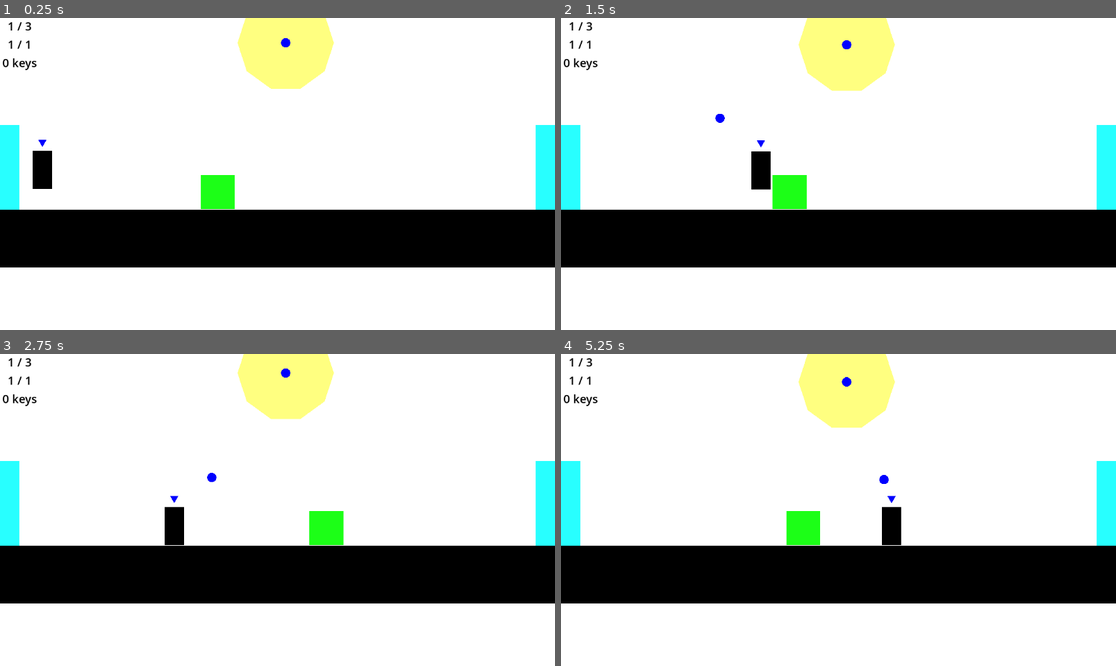
Above: before the commit, frames 1-4 (two rows, left to right).
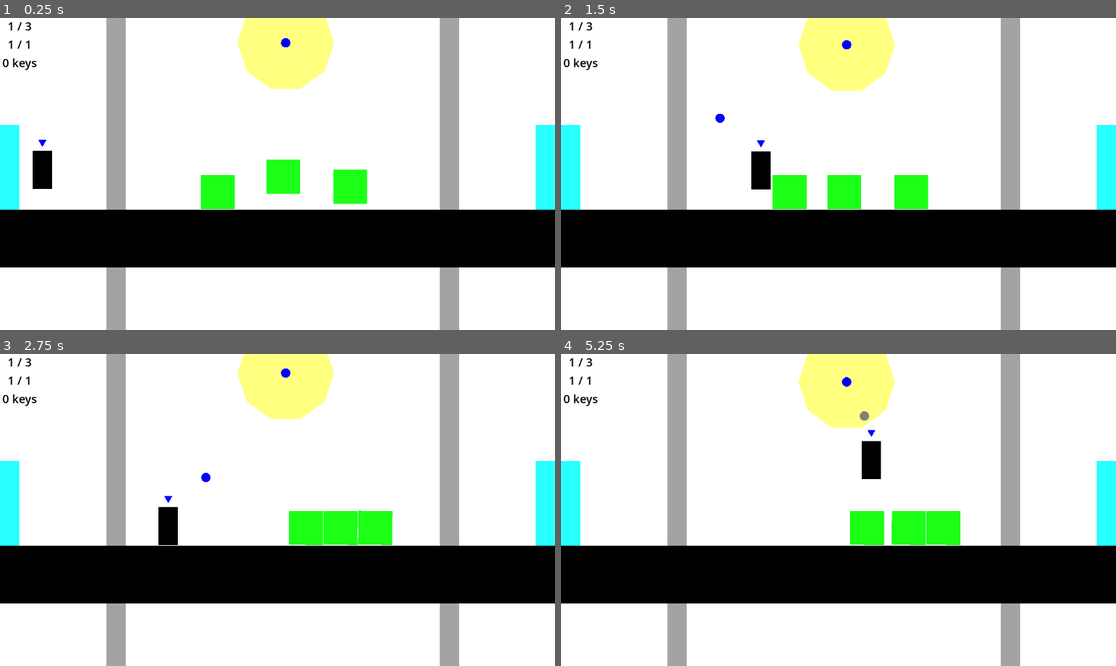
Above: after the commit, the same moments.

Repository: BaconEggsRL/ld56
Game: Godot game, scene res://game.tscn
Same seed, same stepped clock (60 frames per second), same inputs: the game is played once before the commit and once after it.
Inputs (mouse positions are in pixels of both pictures, inside the frame that each line leads up to):
- Up to frame 1 (0.25 s): no input
- Up to frame 2 (1.5 s): move the mouse to (960, 158) at 0.52 s; hold Right (ui_right) from 0.53 s (still down); tap E (interact) at 0.6 s; tap Space (jump) at 0.77 s; right-click (960, 158) at 0.8 s; move the mouse to (727, 189) at 1.27 s; right-click (727, 189) at 1.35 s
- Up to frame 3 (2.75 s): tap Space (jump) at 1.52 s; tap E (interact) at 1.55 s; move the mouse to (333, 441) at 2.02 s; release Right (ui_right) at 2.03 s; hold Left (ui_left) from 2.03 s (still down); tap Ctrl (change_control) at 2.1 s; right-click (333, 441) at 2.3 s
- Up to frame 4 (5.25 s): move the mouse to (810, 572) at 2.77 s; release Left (ui_left) at 2.78 s; hold Right (ui_right) 2.78-4.28 s; tap Shift (charge_throw) at 2.85 s; tap Space (jump) at 3.02, 3.77, 4.52 s; tap E (interact) at 3.05, 3.6, 4.55 s; move the mouse to (1005, 556) at 3.52 s; right-click (1005, 556) at 3.8 s; move the mouse to (672, 463) at 4.27 s; hold Left (ui_left) 4.28-5.03 s; right-click (672, 463) at 4.35 s; move the mouse to (866, 510) at 5.02 s; hold Right (ui_right) from 5.03 s (still down); tap Tab (switch_actor) at 5.1 s

The runs differ from the first frame. In frame 1, 7.1% of the frame differs, in the area x 19-83%, y 0-100%; in frame 2, 7.1%; in frame 3, 7.5%; in frame 4, 9.2%.

Commit message:
fixed collision on return

Diff:
--- a/boulder.gd
+++ b/boulder.gd
@@ -43,11 +43,11 @@
 			self._on_death()
 			return
 
-		if min_x:
-			if self.position.x < min_x:
-				self._on_death()
-				return
-		if max_x:
-			if self.position.x > max_x:
-				self._on_death()
-				return
+		#if min_x:
+			#if self.position.x < min_x:
+				#self._on_death()
+				#return
+		#if max_x:
+			#if self.position.x > max_x:
+				#self._on_death()
+				#return
--- a/boulder.tscn
+++ b/boulder.tscn
@@ -10,8 +10,6 @@
 collision_layer = 15
 collision_mask = 15
 mass = 0.1
-can_sleep = false
-freeze_mode = 1
 script = ExtResource("1_r0ar0")
 
 [node name="RegularPolygon2D" type="Polygon2D" parent="."]
--- a/entities/friend.gd
+++ b/entities/friend.gd
@@ -35,6 +35,9 @@
 @onready var collect_aura = $collect_aura
 @onready var collect_area = $collect_area
 @onready var collect_area_collision = collect_area.get_node("CollisionShape2D")
+
+@onready var collision_shape = $CollisionShape2D
+
 
 var y_offset = 125
 var MIN_X_BOUNCE : float = 10.0
@@ -125,6 +128,8 @@
 	collect_area_collision.call_deferred("set", "disabled", false)
 	collect_aura.show()
 
+	collision_shape.call_deferred("set", "disabled", false)
+
 	self.velocity = THROW_VELOCITY
 
 
@@ -323,6 +328,7 @@
 			friend_collected.emit(self)
 			self.collected = true
 			self.returned = true
+			self.collision_shape.call_deferred("set", "disabled", true)
 
 			# print_debug(self.collect_aura.color)
 			new_color = COLOR_TRANSPARENT
@@ -336,6 +342,7 @@
 
 			friend_returned.emit(self)
 			self.returned = true
+			self.collision_shape.call_deferred("set", "disabled", true)
 
 			# print_debug(self.collect_aura.color)
 			new_color = COLOR_TRANSPARENT
--- a/entities/friend.tscn
+++ b/entities/friend.tscn
@@ -9,7 +9,7 @@
 
 [node name="friend" type="CharacterBody2D" groups=["friend"]]
 collision_layer = 2
-collision_mask = 12
+collision_mask = 4
 script = ExtResource("1_2fenn")
 
 [node name="collect_aura" type="Polygon2D" parent="."]
--- a/game.tscn
+++ b/game.tscn
@@ -35,6 +35,9 @@
 [sub_resource type="RectangleShape2D" id="RectangleShape2D_50b11"]
 size = Vector2(38, 227.25)
 
+[sub_resource type="RectangleShape2D" id="RectangleShape2D_45rd5"]
+size = Vector2(45, 593)
+
 [sub_resource type="RectangleShape2D" id="RectangleShape2D_3x3l5"]
 size = Vector2(604, 43)
 
@@ -166,6 +169,32 @@
 position = Vector2(3456, 104)
 shape = SubResource("RectangleShape2D_50b11")
 
+[node name="boulder_wall" type="StaticBody2D" parent="walls"]
+collision_layer = 8
+collision_mask = 8
+
+[node name="CollisionShape2D" type="CollisionShape2D" parent="walls/boulder_wall"]
+position = Vector2(2546.5, 269.5)
+shape = SubResource("RectangleShape2D_45rd5")
+
+[node name="CollisionShape2D2" type="CollisionShape2D" parent="walls/boulder_wall"]
+position = Vector2(3237, 257)
+shape = SubResource("RectangleShape2D_45rd5")
+
+[node name="ColorRect" type="ColorRect" parent="walls/boulder_wall"]
+offset_left = 2525.0
+offset_top = -52.0
+offset_right = 2565.0
+offset_bottom = 758.0
+color = Color(0, 0, 0, 0.360784)
+
+[node name="ColorRect2" type="ColorRect" parent="walls/boulder_wall"]
+offset_left = 3217.0
+offset_top = -54.0
+offset_right = 3257.0
+offset_bottom = 756.0
+color = Color(0, 0, 0, 0.360784)
+
 [node name="interactions" type="Node2D" parent="."]
 script = ExtResource("1_vxy2d")
 
@@ -178,6 +207,12 @@
 
 [node name="boulder" parent="interactions" instance=ExtResource("3_40tth")]
 position = Vector2(2756, 333)
+
+[node name="boulder2" parent="interactions" instance=ExtResource("3_40tth")]
+position = Vector2(2892, 301)
+
+[node name="boulder3" parent="interactions" instance=ExtResource("3_40tth")]
+position = Vector2(3031, 322)
 
 [node name="dynamic" type="Node2D" parent="interactions"]
 
Not shown: 1 places in game.tscn that only renumber resources
